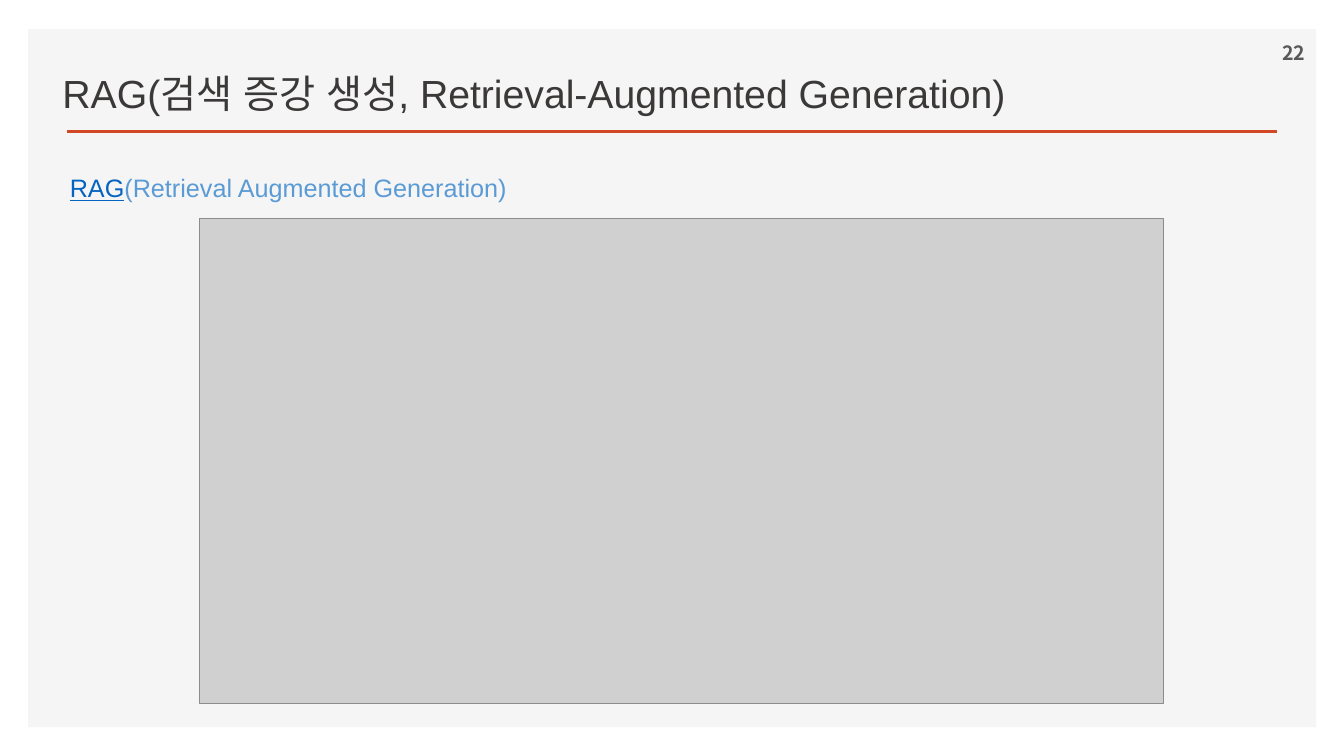
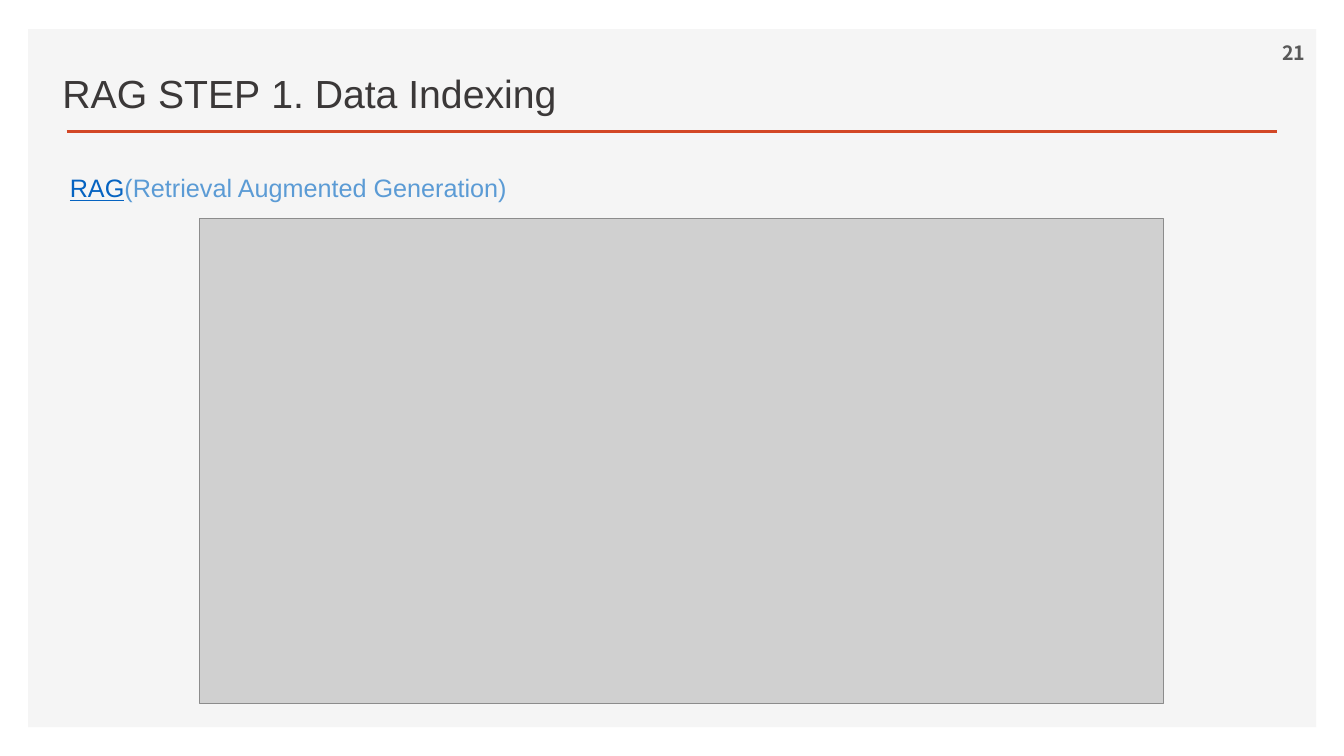
Before and after one commit to ancestor9/2026_Fall_Learning-Langchain-AI-Agent, a slide deck: slide 21 of ppts/CHAPTER 2 RAG Part I_Indexing Your Data.pptx (slide 22 before the commit). Drawn at 1344x756 pixels with LibreOffice and Linux fonts; fonts in the diff are those of the drawing; grey boxes stand for pictures; background and template pictures are left out. Boxes give left, top, right and bottom in pixels: in the first picture for what was removed or moved away, otherwise in the second. Text is boxed around its words. In the diff, an @@ line names an element or a change of style, - is before the commit and + after.

```diff
--- a/ppts/CHAPTER 2 RAG Part I_Indexing Your Data.pptx
+++ b/ppts/CHAPTER 2 RAG Part I_Indexing Your Data.pptx
@@ page number at [1282,45,1305,60]: text changed @@
-22
+21
@@ text at [62,79,556,116]: text changed @@
-RAG(검색 증강 생성, Retrieval-Augmented Generation)
+RAG STEP 1. Data Indexing
```
Also in this commit, not shown: 4 other slides changed, 1 slide removed.
